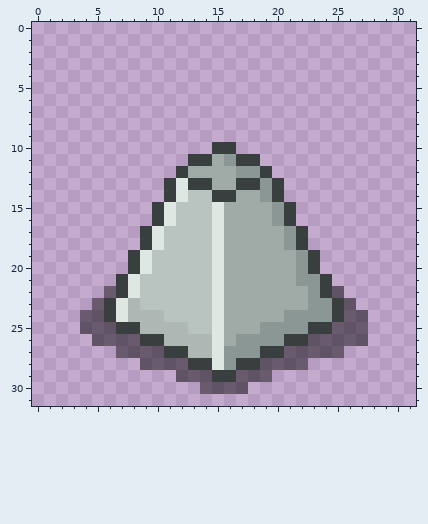
Pixel-art file: _Data/Gameplay/TowerBase.aseprite. Above: the version before the commit.
32x32 pixels, 1 frame. The old version is drawn lined up with the new one.
After:
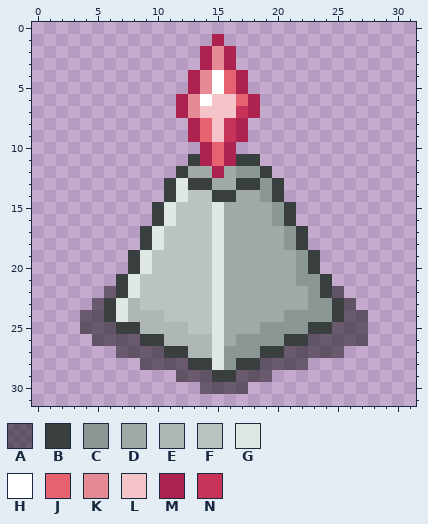
Palette (. is transparent): A #00000077  B #393e3e  C #8b9795  D #a0aba8  E #aeb7b4  F #b9c3bf  G #dee7e2  H #ffffff  J #e66271  K #e68b95  L #f5c4c8  M #ae224f  N #c8335a
What changed:
whole drawing moved by +0,+2 (the old picture is shown already moved)
Colour H is added in rows 4 to 5 at x 15; in row 6 at x 14.
Colour J is added in rows 4 to 5 at x 16; in row 6 at x 17; in rows 8 to 9 at x 14.
Colour J replaces colour B in row 10 at x 15.
Colour J replaces colour D in row 11 at x 15.
Colour K is added in rows 2 to 3 at x 15; in rows 4 to 5 at x 14; in rows 6 to 7 at x 13.
Colour L is added in row 6 at x 15 to 16; in row 7 at x 14 to 16; in rows 8 to 9 at x 15.
Colour M is added in row 1 at x 15; in rows 2 to 3 at x 14 and 16; in rows 4 to 5 at x 13 and 17; in rows 6 to 7 at x 12 and 18; in rows 8 to 9 at x 13 and 17; in row 10 at x 14.
Colour M replaces colour B in row 10 at x 16; in row 11 at x 14.
Colour M replaces colour C in row 11 at x 16.
Colour M replaces colour D in row 12 at x 15.
Colour N is added in row 7 at x 17; in rows 8 to 9 at x 16.
